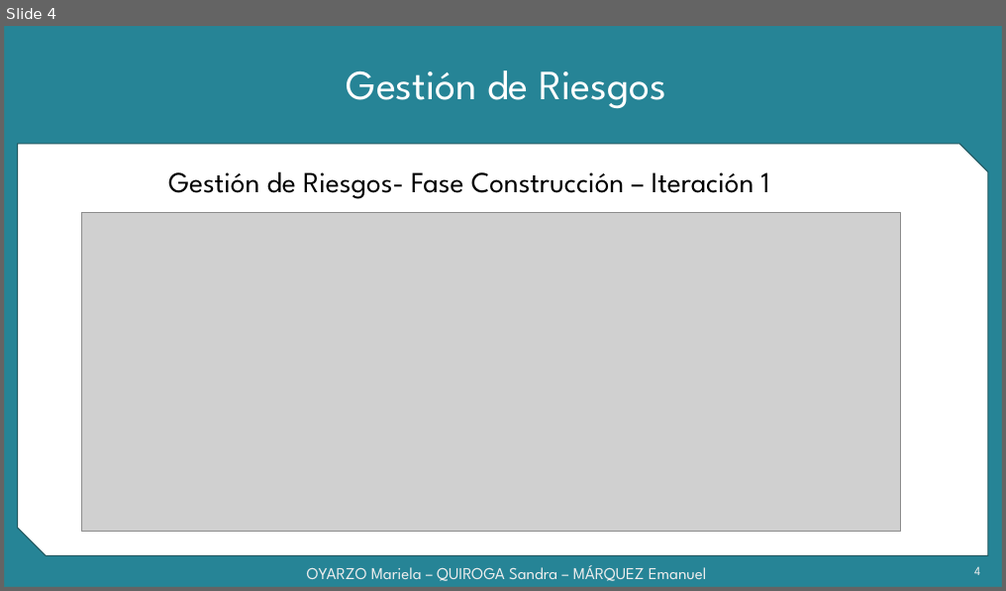
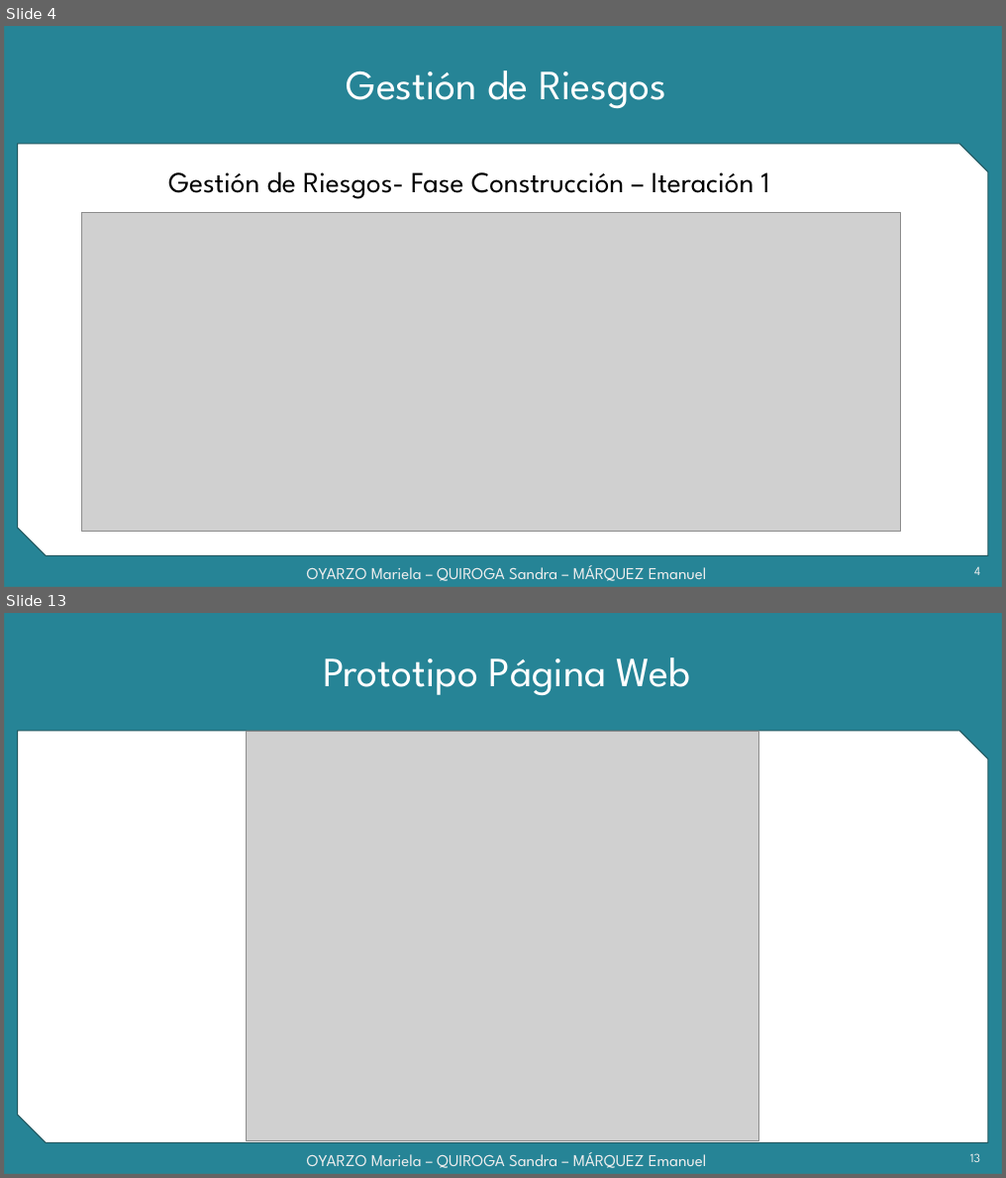
Before and after one commit to grupoyenu/yenu, a slide deck: 08. Presentaciones/Presentación 5 Parcial - 17.10.17.pptx. Shown one above the other, each under a label of ours: slide 4 before the commit, slides 4 and 13 after it; the slides between them are not shown. The pictures are 1006x591 and 1006x1178 pixels, drawn with LibreOffice and Linux fonts; fonts in the diff are those of the drawing; grey boxes stand for pictures; background and template pictures are left out. Boxes give left, top, right and bottom in pixels: in the first picture for what was removed or moved away, otherwise in the second. Text is boxed around its words. In the diff, an @@ line names an element or a change of style, - is before the commit and + after.

```diff
--- a/08. Presentaciones/Presentación 5 Parcial - 17.10.17.pptx
+++ b/08. Presentaciones/Presentación 5 Parcial - 17.10.17.pptx
@@ slide 13 added at [4, 613, 1002, 1174], background #F2F2F2; not listed: 2 template elements that a slide beside it also shows @@
@@ title added at [323, 658, 691, 696], 40 pt, text #FFFFFF @@
+Prototipo Página Web
@@ picture added at [247, 731, 759, 1141] @@
@@ text added at [307, 1153, 707, 1168], 16 pt, text gradient #9E9E9E to #EDEDED to #FFFFFF @@
+OYARZO Mariela – QUIROGA Sandra – MÁRQUEZ Emanuel
@@ page number added at [970, 1154, 980, 1162], 12 pt, text gradient #9E9E9E to #EDEDED to #FFFFFF @@
+13
```
Also in this commit, not shown: 8 slides changed, 2 other slides added.
